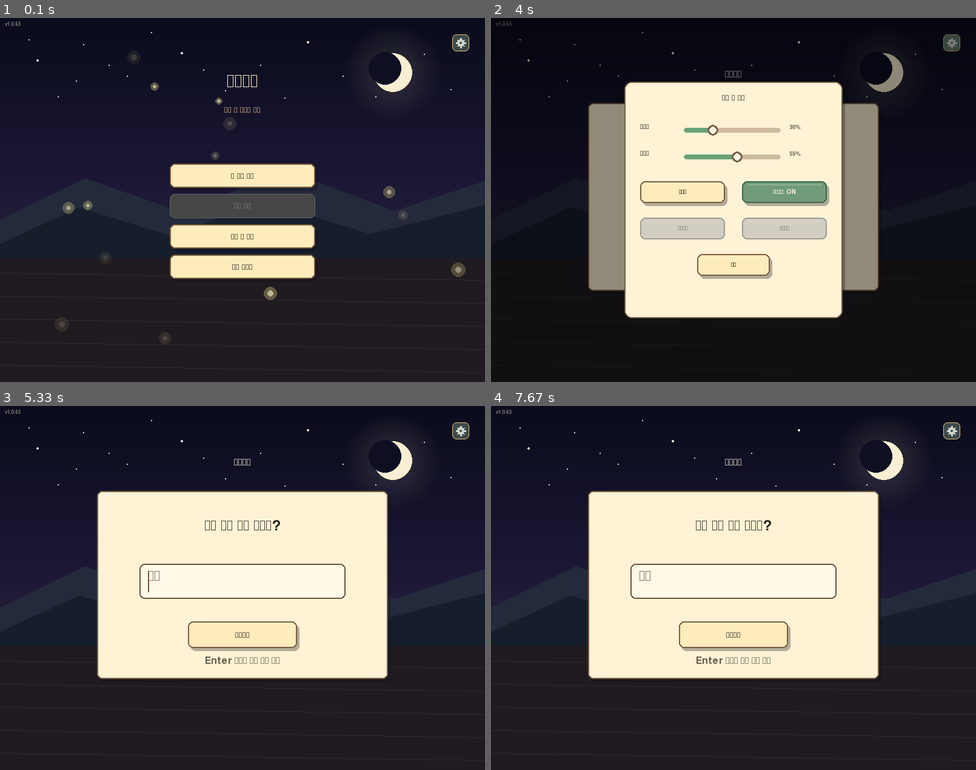
Above: before the commit, frames 1-4 (two rows, left to right).
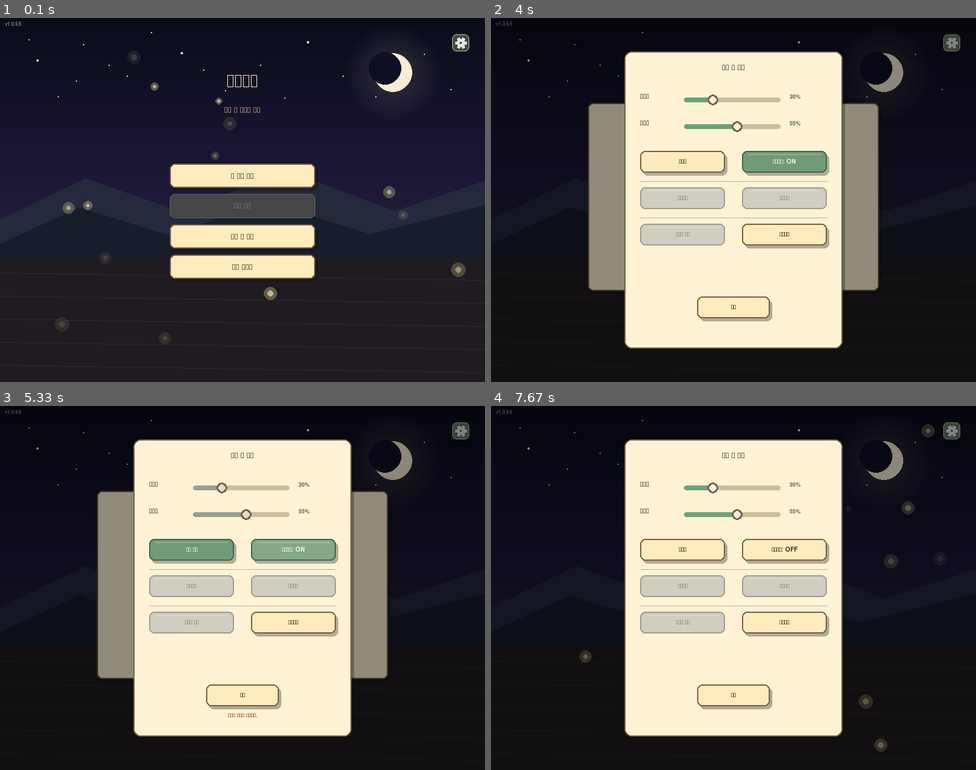
Above: after the commit, the same moments.

Repository: minulx-10/DreamFarm
Game: pygame game, started from main.py
Two runs of this game, one before a commit and one after it. Both use one fixed random seed, a clock stepped at 60 frames per second and the inputs below.
Inputs (mouse positions are in pixels of both pictures, inside the frame that each line leads up to):
- Up to frame 1 (0.1 s): no input
- Up to frame 2 (4 s): press the mouse at (951, 43) at 0.37 s; move the mouse to (767, 94) at 0.47 s; release the mouse at (583, 145) at 0.6 s; press the mouse at (951, 43) at 0.7 s; move the mouse to (777, 54) at 0.8 s; release the mouse at (607, 65) at 0.93 s; press the mouse at (733, 265) at 1.03 s; move the mouse to (796, 261) at 1.13 s; release the mouse at (859, 258) at 1.27 s; press the mouse at (762, 218) at 1.87 s; move the mouse to (680, 236) at 1.97 s; release the mouse at (597, 258) at 2.1 s; click (733, 174) at 2.22 s; press the mouse at (675, 178) at 2.53 s; move the mouse to (694, 119) at 2.63 s; release the mouse at (714, 65) at 2.77 s; press the mouse at (888, 178) at 2.87 s; move the mouse to (791, 207) at 2.97 s; release the mouse at (689, 236) at 3.1 s; press the mouse at (888, 178) at 3.2 s; move the mouse to (830, 178) at 3.3 s; release the mouse at (772, 178) at 3.43 s; press the mouse at (733, 334) at 3.53 s; move the mouse to (665, 265) at 3.63 s; release the mouse at (597, 192) at 3.77 s; press the mouse at (951, 43) at 3.87 s; move the mouse to (849, 185) at 3.97 s
- Up to frame 3 (5.33 s): release the mouse at (252, 719) at 4.1 s; press the mouse at (242, 697) at 4.2 s; move the mouse to (266, 638) at 4.3 s; release the mouse at (291, 580) at 4.43 s; press the mouse at (460, 431) at 4.53 s; move the mouse to (426, 558) at 4.63 s; release the mouse at (388, 689) at 4.77 s; press the mouse at (194, 551) at 4.87 s; move the mouse to (242, 635) at 4.97 s; release the mouse at (291, 722) at 5.1 s; press the mouse at (291, 588) at 5.2 s; move the mouse to (261, 547) at 5.3 s
- Up to frame 4 (7.67 s): release the mouse at (723, 511) at 5.43 s; press the mouse at (685, 624) at 5.53 s; move the mouse to (660, 591) at 5.63 s; release the mouse at (636, 562) at 5.77 s; press the mouse at (782, 624) at 5.87 s; move the mouse to (689, 584) at 5.97 s; release the mouse at (597, 544) at 6.1 s; press the mouse at (704, 660) at 6.2 s; move the mouse to (806, 617) at 6.3 s; release the mouse at (912, 573) at 6.43 s; press the mouse at (951, 431) at 6.53 s; move the mouse to (777, 504) at 6.63 s; release the mouse at (597, 573) at 6.77 s; press the mouse at (685, 551) at 6.87 s; move the mouse to (651, 613) at 6.97 s; release the mouse at (621, 675) at 7.1 s; press the mouse at (782, 551) at 7.2 s; move the mouse to (820, 595) at 7.3 s; release the mouse at (859, 642) at 7.43 s; press the mouse at (704, 660) at 7.53 s; move the mouse to (685, 689) at 7.63 s

The runs differ from the first frame. In frame 1, less than 0.1% of the frame differs, in the area x 3-97%, y 1-9%; in frame 2, 18%; in frame 3, 33%; in frame 4, 33%, in the area x 0-100%, y 1-94%.

Commit message:
Feat: Add return-to-main and delete-save to settings, improve gear icon design

Diff:
--- a/core/save_system.py
+++ b/core/save_system.py
@@ -128,6 +128,17 @@
     return _read_json(SLOT_PATH) is not None
 
 
+def delete_save():
+    """세이브 슬롯 파일을 삭제한다."""
+    try:
+        if os.path.exists(SLOT_PATH):
+            os.remove(SLOT_PATH)
+            return True
+    except Exception:
+        pass
+    return False
+
+
 # ────────────────────────────── 회차 기록(메타) ──────────────────────────────
 
 def load_meta():
--- a/core/settings_overlay.py
+++ b/core/settings_overlay.py
@@ -1,10 +1,11 @@
 """화면 어디서든 부를 수 있는 소리 및 게임 설정 오버레이.
 
-오른쪽 위 스피커 버튼을 누르면 배경음·효과음 음량을 슬라이더로 조절하고
-자동 저장 설정, 저장하기, 불러오기를 수행할 수 있는 모달 창이 열린다.
+오른쪽 위 톱니바퀴 버튼을 누르면 배경음·효과음 음량을 슬라이더로 조절하고
+자동 저장 설정, 저장하기, 불러오기, 세이브 삭제, 메인 화면 이동을 수행할 수 있는 모달 창이 열린다.
 """
 
 import pygame
+import math
 
 from core import audio
 from core.assets import get_font, WHITE, TEXT_DARK, TEXT_MUTED
@@ -21,8 +22,8 @@
         # 오른쪽 위 고정 버튼
         self.button = pygame.Rect(746, 27, 28, 28)
 
-        # 가운데 모달 패널 (크기 확장: 336x272 -> 360x390)
-        self.panel = pygame.Rect(220, 105, 360, 390)
+        # 가운데 모달 패널 (크기 확장: 360x490)
+        self.panel = pygame.Rect(220, 55, 360, 490)
         pad = 26
         self._track_w = 160
         track_x = self.panel.x + pad + 72
@@ -36,10 +37,18 @@
         self._save_btn = pygame.Rect(self.panel.x + pad, self.panel.y + 224, 140, 36)
         self._load_btn = pygame.Rect(self.panel.right - pad - 140, self.panel.y + 224, 140, 36)
 
-        self._close_btn = pygame.Rect(self.panel.centerx - 60, self.panel.y + 284, 120, 36)
+        self._delete_btn = pygame.Rect(self.panel.x + pad, self.panel.y + 284, 140, 36)
+        self._main_btn = pygame.Rect(self.panel.right - pad - 140, self.panel.y + 284, 140, 36)
+
+        self._close_btn = pygame.Rect(self.panel.centerx - 60, self.panel.y + 404, 120, 36)
 
         self.show_message = ""
         self.message_timer = 0.0
+
+        # 확인 모달 상태 ("delete_save" | "go_main" | None)
+        self._confirm_action = None
+        self._confirm_yes = pygame.Rect(self.panel.centerx - 80, self.panel.y + 350, 65, 32)
+        self._confirm_no = pygame.Rect(self.panel.centerx + 15, self.panel.y + 350, 65, 32)
 
     def update(self, dt):
         if self.message_timer > 0:
@@ -58,10 +67,25 @@
                     self.open = True
                     consumed = True
                     self.show_message = ""
+                    self._confirm_action = None
                 continue
 
             # --- 창이 열려 있을 때: 모든 입력을 소비 ---
             consumed = True
+
+            # 확인 모달이 뜬 상태에서는 확인/취소만 처리
+            if self._confirm_action is not None:
+                if event.type == pygame.MOUSEBUTTONDOWN and event.button == 1:
+                    if self._confirm_yes.collidepoint(event.pos):
+                        audio.play("click")
+                        self._execute_confirm(farm_scene)
+                    elif self._confirm_no.collidepoint(event.pos):
+                        audio.play("click")
+                        self._confirm_action = None
+                elif event.type == pygame.KEYDOWN and event.key == pygame.K_ESCAPE:
+                    self._confirm_action = None
+                continue
+
             if event.type == pygame.KEYDOWN and event.key in (pygame.K_ESCAPE, pygame.K_m):
                 self.open = False
                 self._drag = None
@@ -74,6 +98,21 @@
                     audio.play("hover")
                 self._drag = None
         return consumed
+
+    def _execute_confirm(self, farm_scene=None):
+        if self._confirm_action == "delete_save":
+            if save_system.delete_save():
+                audio.play("success")
+                self.show_message = "세이브 파일이 삭제되었습니다."
+            else:
+                audio.play("break")
+                self.show_message = "삭제할 세이브가 없습니다."
+            self.message_timer = 2.0
+        elif self._confirm_action == "go_main":
+            audio.play("click")
+            game_state.current_scene = "title"
+            self.open = False
+        self._confirm_action = None
 
     def _on_press(self, pos, farm_scene=None):
         if self._bgm_track.inflate(24, 22).collidepoint(pos):
@@ -112,6 +151,15 @@
                 audio.play("break")
                 self.show_message = "저장된 게임이 없습니다."
                 self.message_timer = 2.0
+        elif self._delete_btn.collidepoint(pos):
+            if save_system.has_save():
+                self._confirm_action = "delete_save"
+            else:
+                audio.play("break")
+                self.show_message = "삭제할 세이브가 없습니다."
+                self.message_timer = 2.0
+        elif self._main_btn.collidepoint(pos):
+            self._confirm_action = "go_main"
         elif self._close_btn.collidepoint(pos) or self.button.collidepoint(pos):
             self.open = False
         elif not self.panel.collidepoint(pos):
@@ -143,29 +191,46 @@
             bg = mix_color(bg, WHITE, 0.2)
         pygame.draw.rect(screen, bg, b, border_radius=7)
         pygame.draw.rect(screen, (229, 192, 124), b, 1, border_radius=7)
-        self._draw_gear_icon(screen, b.x + 6, b.y + 6, bg)
+        self._draw_gear_icon(screen, b.centerx, b.centery, bg)
 
     @staticmethod
-    def _draw_gear_icon(screen, x, y, bg_color):
-        cx, cy = x + 8, y + 8
-        col = (210, 216, 208)
-
-        # 8개의 톱니깃 그리기
-        import math
-        r_inner = 5
-        r_outer = 8
-        for i in range(8):
-            angle = i * (math.pi / 4)
-            cos_a = math.cos(angle)
-            sin_a = math.sin(angle)
-            tx1 = cx + int(r_inner * cos_a)
-            ty1 = cy + int(r_inner * sin_a)
-            tx2 = cx + int(r_outer * cos_a)
-            ty2 = cy + int(r_outer * sin_a)
-            pygame.draw.line(screen, col, (tx1, ty1), (tx2, ty2), 3)
+    def _draw_gear_icon(screen, cx, cy, bg_color):
+        """뚜렷하고 두꺼운 톱니바퀴 아이콘을 그린다."""
+        col = (220, 226, 218)
+        hi  = (245, 248, 240)
+
+        # 6개의 톱니 — 각 톱니를 사다리꼴(Polygon)로 묘사
+        teeth = 6
+        r_body = 7
+        r_tooth = 10
+        tooth_half_w = math.pi / (teeth * 2.5)
+
+        pts = []
+        for i in range(teeth):
+            a = i * (2 * math.pi / teeth)
+            # 톱니 바깥쪽 두 점
+            pts.append((cx + int(r_tooth * math.cos(a - tooth_half_w)),
+                        cy + int(r_tooth * math.sin(a - tooth_half_w))))
+            pts.append((cx + int(r_tooth * math.cos(a + tooth_half_w)),
+                        cy + int(r_tooth * math.sin(a + tooth_half_w))))
+            # 톱니 사이 안쪽 두 점 (다음 톱니 방향)
+            mid_a = a + math.pi / teeth
+            pts.append((cx + int(r_body * math.cos(mid_a - tooth_half_w * 0.7)),
+                        cy + int(r_body * math.sin(mid_a - tooth_half_w * 0.7))))
+            pts.append((cx + int(r_body * math.cos(mid_a + tooth_half_w * 0.7)),
+                        cy + int(r_body * math.sin(mid_a + tooth_half_w * 0.7))))
+
+        # 그림자
+        shadow_pts = [(px, py + 1) for px, py in pts]
+        pygame.draw.polygon(screen, (40, 50, 50), shadow_pts)
+        # 본체
+        pygame.draw.polygon(screen, col, pts)
+        # 본체 하이라이트 테두리
+        pygame.draw.polygon(screen, hi, pts, 1)
 
         # 중앙 축 원판 및 안쪽 구멍 (뒷배경색)
-        pygame.draw.circle(screen, col, (cx, cy), 6)
+        pygame.draw.circle(screen, col, (cx, cy), 4)
+        pygame.draw.circle(screen, hi, (cx, cy), 4, 1)
         pygame.draw.circle(screen, bg_color, (cx, cy), 2)
 
     def _draw_panel(self, screen):
@@ -194,6 +259,10 @@
                                f"자동저장: {'ON' if autosave else 'OFF'}",
                                active=autosave)
 
+        # 구분선
+        sep_y = self.panel.y + 214
+        pygame.draw.line(screen, (190, 175, 155), (self.panel.x + 26, sep_y), (self.panel.right - 26, sep_y), 1)
+
         # 저장하기 (인게임에서만 활성화 비주얼)
         in_farm = (game_state.current_scene == "farm")
         self._draw_text_button(screen, self._save_btn, "저장하기", active=False, disabled=not in_farm)
@@ -202,17 +271,57 @@
         has_save = save_system.has_save()
         self._draw_text_button(screen, self._load_btn, "불러오기", active=False, disabled=not has_save)
 
+        # 구분선
+        sep_y2 = self.panel.y + 274
+        pygame.draw.line(screen, (190, 175, 155), (self.panel.x + 26, sep_y2), (self.panel.right - 26, sep_y2), 1)
+
+        # 세이브 삭제 (저장본이 있을 때만 활성화 비주얼)
+        self._draw_text_button(screen, self._delete_btn, "세이브 삭제", active=False, disabled=not has_save,
+                               danger=True)
+
+        # 메인으로 돌아가기
+        self._draw_text_button(screen, self._main_btn, "메인으로", active=False)
+
         # 닫기
         self._draw_text_button(screen, self._close_btn, "닫기", active=False)
 
         # 알림 메시지 출력
         if self.show_message:
             msg_surf = get_font(14).render(self.show_message, True, (139, 69, 19))
-            screen.blit(msg_surf, (self.panel.centerx - msg_surf.get_width() // 2, self.panel.y + 332))
+            screen.blit(msg_surf, (self.panel.centerx - msg_surf.get_width() // 2, self.panel.y + 450))
 
         if not audio.is_enabled():
             warn = get_font(13).render("(이 기기에서는 소리를 낼 수 없어요)", True, TEXT_MUTED)
             screen.blit(warn, (self.panel.centerx - warn.get_width() // 2, self.panel.bottom - 26))
+
+        # 확인 모달 (세이브 삭제 / 메인 이동)
+        if self._confirm_action is not None:
+            self._draw_confirm_modal(screen)
+
+    def _draw_confirm_modal(self, screen):
+        # 반투명 덮개
+        veil = pygame.Surface((self.panel.w, self.panel.h), pygame.SRCALPHA)
+        veil.fill((0, 0, 0, 140))
+        screen.blit(veil, (self.panel.x, self.panel.y))
+
+        modal = pygame.Rect(self.panel.centerx - 120, self.panel.y + 280, 240, 120)
+        draw_panel(screen, modal, radius=10)
+
+        if self._confirm_action == "delete_save":
+            msg = "세이브를 삭제하시겠습니까?"
+        elif self._confirm_action == "go_main":
+            msg = "메인 화면으로 돌아가시겠습니까?"
+        else:
+            msg = "진행하시겠습니까?"
+
+        msg_surf = get_font(16).render(msg, True, TEXT_DARK)
+        screen.blit(msg_surf, (modal.centerx - msg_surf.get_width() // 2, modal.y + 24))
+
+        sub_surf = get_font(12).render("저장하지 않은 진행은 사라집니다.", True, TEXT_MUTED)
+        screen.blit(sub_surf, (modal.centerx - sub_surf.get_width() // 2, modal.y + 52))
+
+        self._draw_text_button(screen, self._confirm_yes, "예", active=False)
+        self._draw_text_button(screen, self._confirm_no, "아니오", active=False)
 
     def _draw_slider_row(self, screen, label, track, value):
         font = get_font(16)
@@ -235,11 +344,15 @@
         screen.blit(pct, (track.right + 14, track.y - 6))
 
     @staticmethod
-    def _draw_text_button(screen, rect, text, active, disabled=False):
+    def _draw_text_button(screen, rect, text, active, disabled=False, danger=False):
         if disabled:
             base = (210, 205, 195)
             edge = (160, 155, 145)
             text_color = (140, 135, 125)
+        elif danger:
+            base = (245, 210, 210)
+            edge = (180, 80, 80)
+            text_color = (160, 50, 50)
         else:
             base = (113, 154, 120) if active else (255, 236, 188)
             edge = (61, 100, 76) if active else (123, 92, 65)
--- a/main.py
+++ b/main.py
@@ -246,7 +246,7 @@
         try:
             from core.assets import get_font
             font_ver = get_font(12)
-            ver_surf = font_ver.render("v1.0.4.5", True, (120, 120, 120))
+            ver_surf = font_ver.render("v1.0.4.6", True, (120, 120, 120))
             virtual_screen.blit(ver_surf, (8, 6))
         except Exception:
             pass
